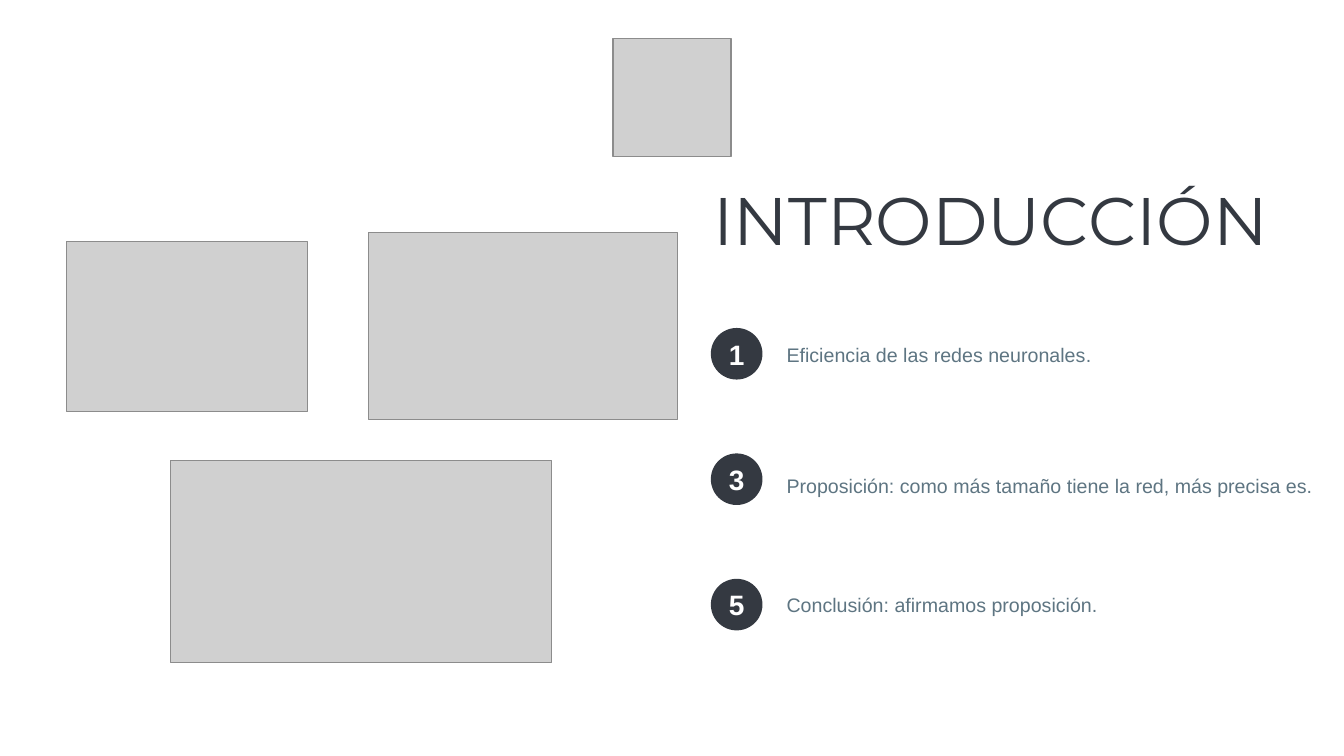
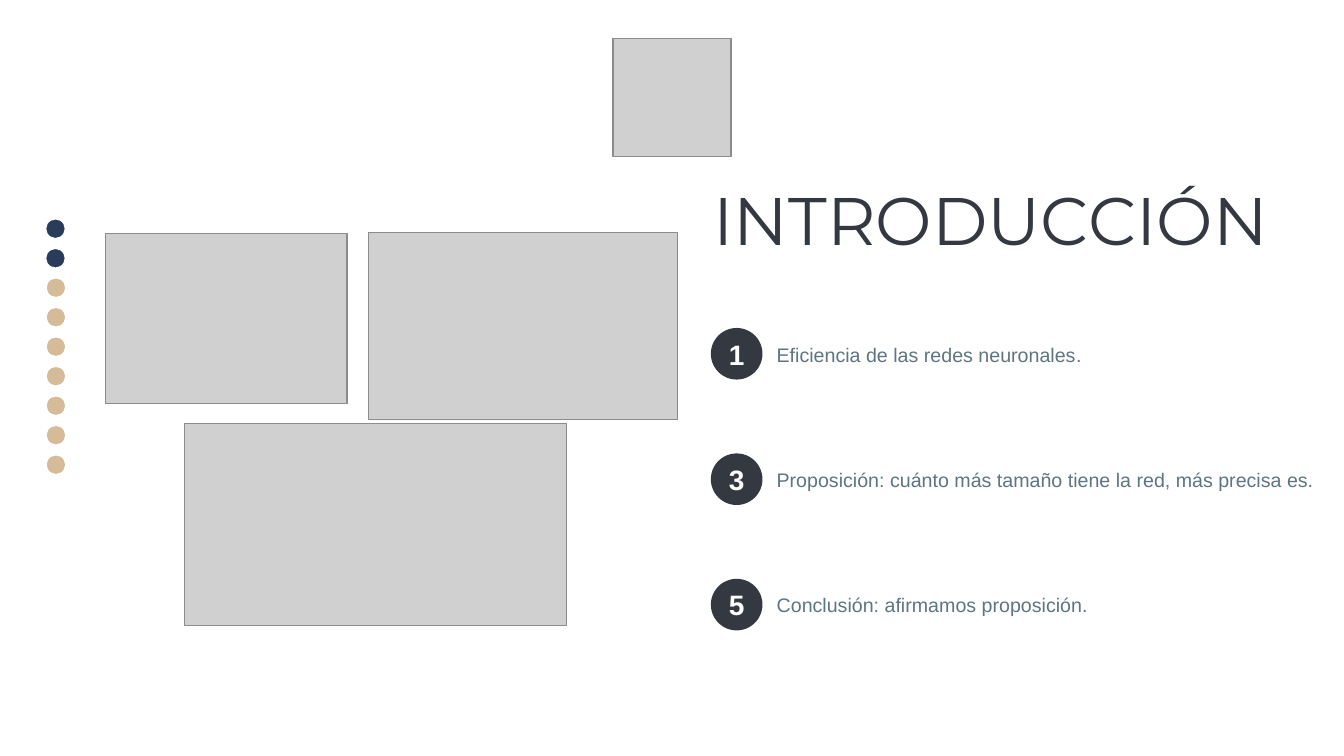
Before and after one commit to MrRobb/PE-B7, a slide deck: slide 2 of Presentación/Diapos.pptx. Drawn at 1344x756 pixels with LibreOffice and Linux fonts; fonts in the diff are those of the drawing; grey boxes stand for pictures. Boxes give left, top, right and bottom in pixels: in the first picture for what was removed or moved away, otherwise in the second. Text is boxed around its words. In the diff, an @@ line names an element or a change of style, - is before the commit and + after.

```diff
--- a/Presentación/Diapos.pptx
+++ b/Presentación/Diapos.pptx
@@ ellipse added at (x1=45, y1=219, x2=66, y2=239), fill #293C5A, outline #FFFFFF 1 pt @@
@@ picture moved from (x1=67, y1=242, x2=308, y2=412) to (x1=106, y1=234, x2=347, y2=404) @@
@@ ellipse added at (x1=45, y1=248, x2=66, y2=268), fill #293C5A, outline #FFFFFF 1 pt @@
@@ ellipse added at (x1=46, y1=278, x2=67, y2=298), fill #D5BB97, outline #FFFFFF 1 pt @@
@@ ellipse added at (x1=46, y1=308, x2=67, y2=328), fill #D5BB97, outline #FFFFFF 1 pt @@
@@ ellipse added at (x1=46, y1=337, x2=67, y2=357), fill #D5BB97, outline #FFFFFF 1 pt @@
@@ text "Eficiencia de las redes neuronales." moved from (x1=787, y1=348, x2=1091, y2=362) to (x1=777, y1=348, x2=1081, y2=362) @@
@@ ellipse added at (x1=46, y1=366, x2=67, y2=386), fill #D5BB97, outline #FFFFFF 1 pt @@
@@ ellipse added at (x1=46, y1=396, x2=67, y2=416), fill #D5BB97, outline #FFFFFF 1 pt @@
@@ ellipse added at (x1=46, y1=425, x2=67, y2=446), fill #D5BB97, outline #FFFFFF 1 pt @@
@@ picture moved from (x1=170, y1=461, x2=552, y2=663) to (x1=185, y1=423, x2=566, y2=626) @@
@@ ellipse added at (x1=46, y1=455, x2=67, y2=475), fill #D5BB97, outline #FFFFFF 1 pt @@
@@ text at (x1=777, y1=472, x2=1313, y2=491): text changed @@
-Proposición: como más tamaño tiene la red, más precisa es.
+Proposición: cuánto más tamaño tiene la red, más precisa es.
@@ text "Conclusión: afirmamos proposición." moved from (x1=787, y1=597, x2=1098, y2=616) to (x1=777, y1=597, x2=1088, y2=616) @@
```
Also in this commit, not shown: 7 other slides changed, 1 slide added, 2 other files.
